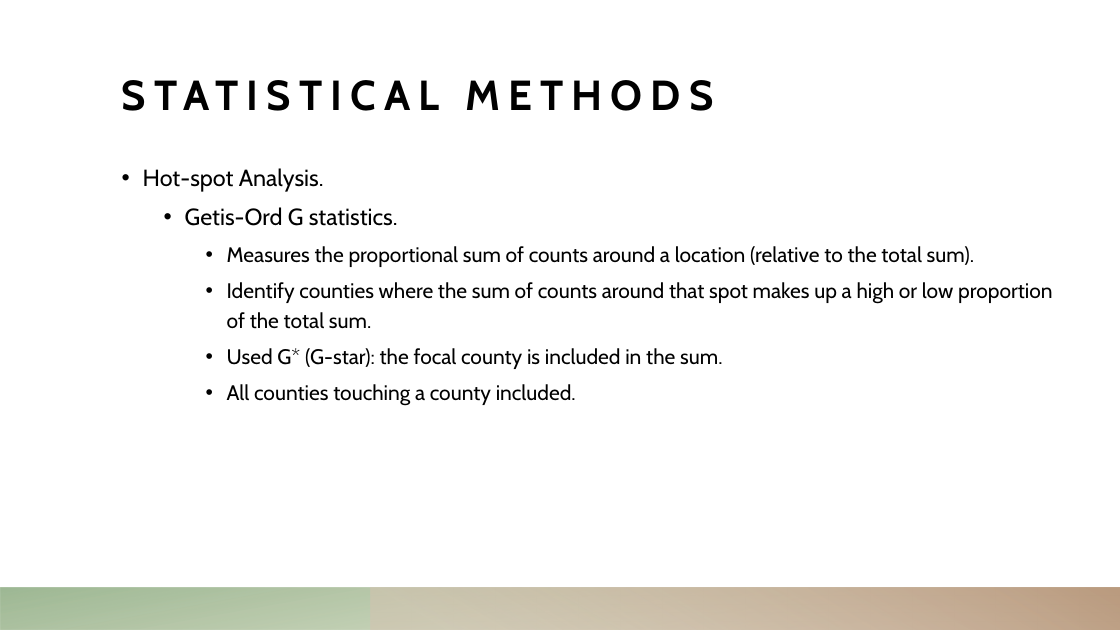
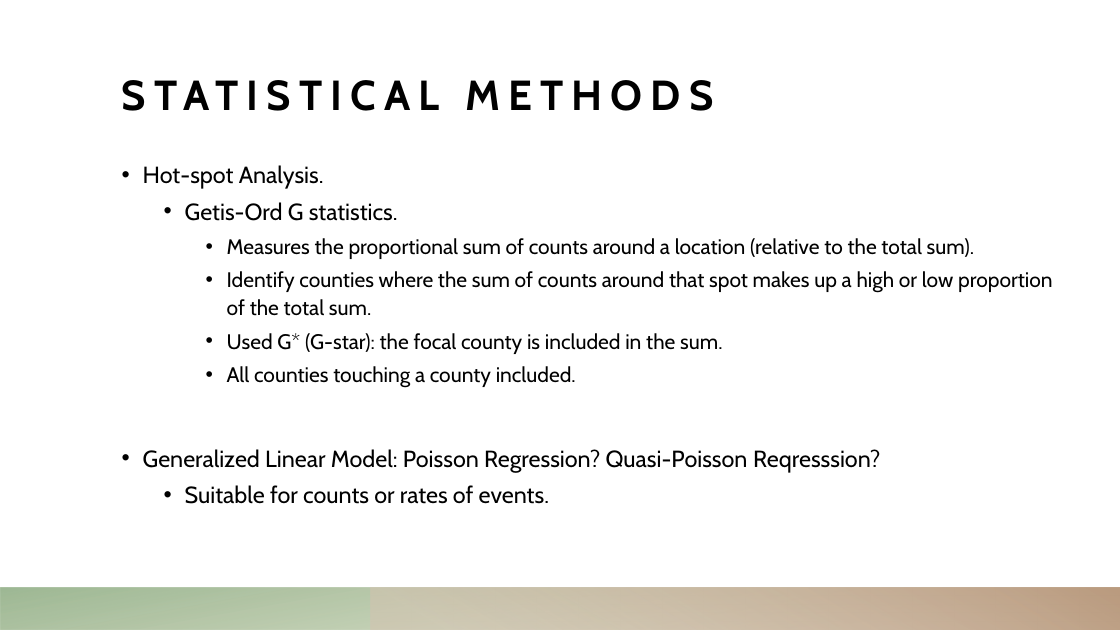
Before and after one commit to erinlzheng/project1, a slide deck: slide 9 of Project_1_Final.pptx (slide 8 before the commit). Drawn at 1120x630 pixels with LibreOffice and Linux fonts; fonts in the diff are those of the drawing. Boxes give left, top, right and bottom in pixels: in the first picture for what was removed or moved away, otherwise in the second. Text is boxed around its words. In the diff, an @@ line names an element or a change of style, - is before the commit and + after.

Commit message:
Edits to last slide were not included in last pushed version.

```diff
--- a/Project_1_Final.pptx
+++ b/Project_1_Final.pptx
@@ text at <box>143,165,1053,388</box>: line spacing 1.2 to 1.1 @@
@@ text at <box>143,449,880,504</box>: paragraphs added @@
+• Generalized Linear Model: Poisson Regression? Quasi-Poisson Reqresssion?
+  • Suitable for counts or rates of events.
```
Also in this commit, not shown: 7 other slides changed, 1 slide added.
